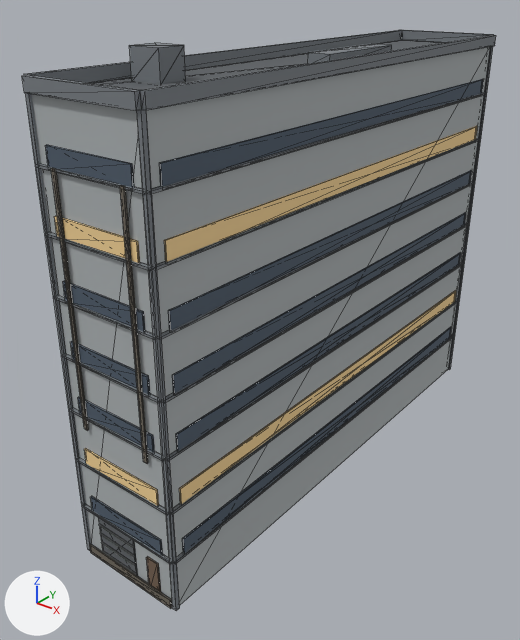
The glTF model public/buildings/lot_1x4.glb: old version first, new version second.
Both versions are drawn from a 50 mm camera at (25.9, -17.6, 28.4) aimed at (1.9, 12.3, 9.8). The axes (+X, +Y, +Z) are drawn at lower left. The lights are the same throughout. The older version comes first. Mesh edges are drawn as thin lines. Vertices at exactly the same position are counted once.

In view in the first picture: 'lot_1x4'.
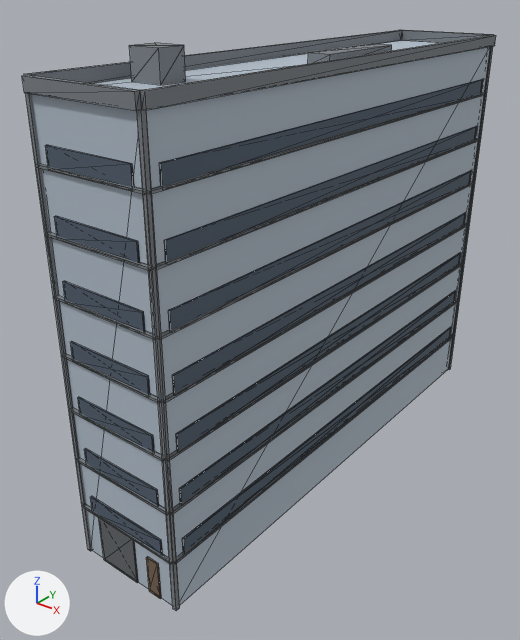
Changed parts and their boxes [x1, y1, x2, y2] in the pictures (520 x 640 px):
part 1 of me_lot_1x4, deleted
    before: [51, 40, 443, 609]
part 2 of me_lot_1x4, recoloured
    both: [54, 126, 477, 506]

Patch to the scene script:
```diff
--- a/public/buildings/lot_1x4.glb.py
+++ b/public/buildings/lot_1x4.glb.py
@@ me_lot_1x4 @@
 # used by ob_lot_1x4; location = (0.0, 0.0, 0.0)
-me_lot_1x4.from_pydata(...)  # 612 vertices, 936 faces; spans x -0.2..6.8, y -0.2..30.8, z 0.0..25.5
+me_lot_1x4.from_pydata(...)  # 540 vertices, 828 faces; spans x -0.2..6.8, y -0.2..30.8, z 0.0..25.5
+# me_lot_1x4 part 1: 9 loose pieces with 72 vertices, spanning x 0.2..6.3, y -0.2..30.7, z 0.0..24.0, are deleted
+# me_lot_1x4 part 2: 48 faces spanning x 0.7..6.6, y -0.1..29.8, z 6.0..19.0 switch from mat_lot_1x4_lit_glass (beige #f9d799) to mat_lot_1x4_glass (greyish blue #505d6c)
 me_lot_1x4.materials.append(mat_lot_1x4)
-me_lot_1x4.materials.append(mat_lot_1x4_roof_felt)  # dark grey #595d61
 me_lot_1x4.materials.append(mat_lot_1x4_trim)
 me_lot_1x4.materials.append(mat_lot_1x4_industrial_door)
-me_lot_1x4.materials.append(mat_lot_1x4_metal)  # grey #b1b5b6
 me_lot_1x4.materials.append(mat_lot_1x4_door)
-me_lot_1x4.materials.append(mat_lot_1x4_dirt)  # brown #6f695d
```
